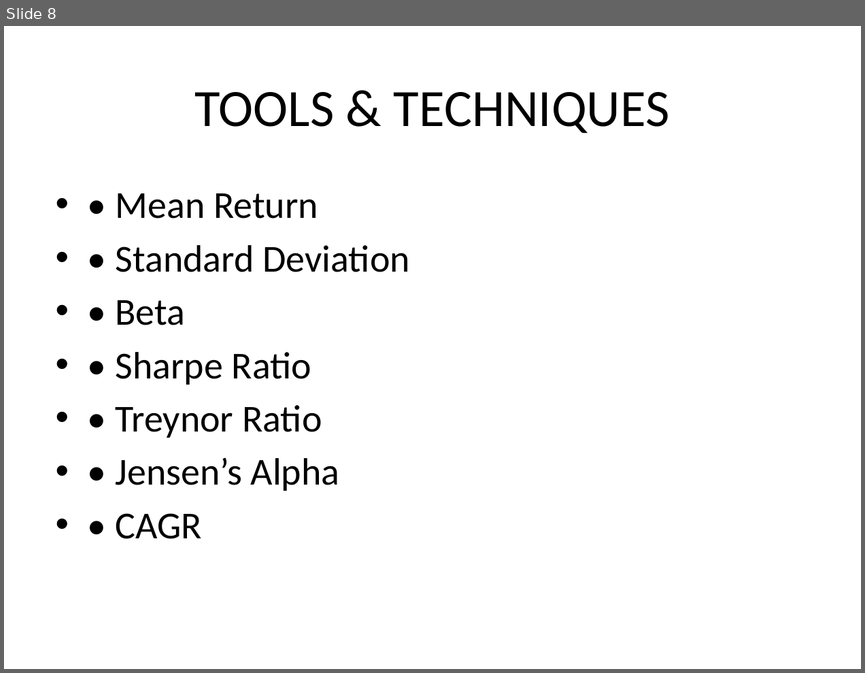
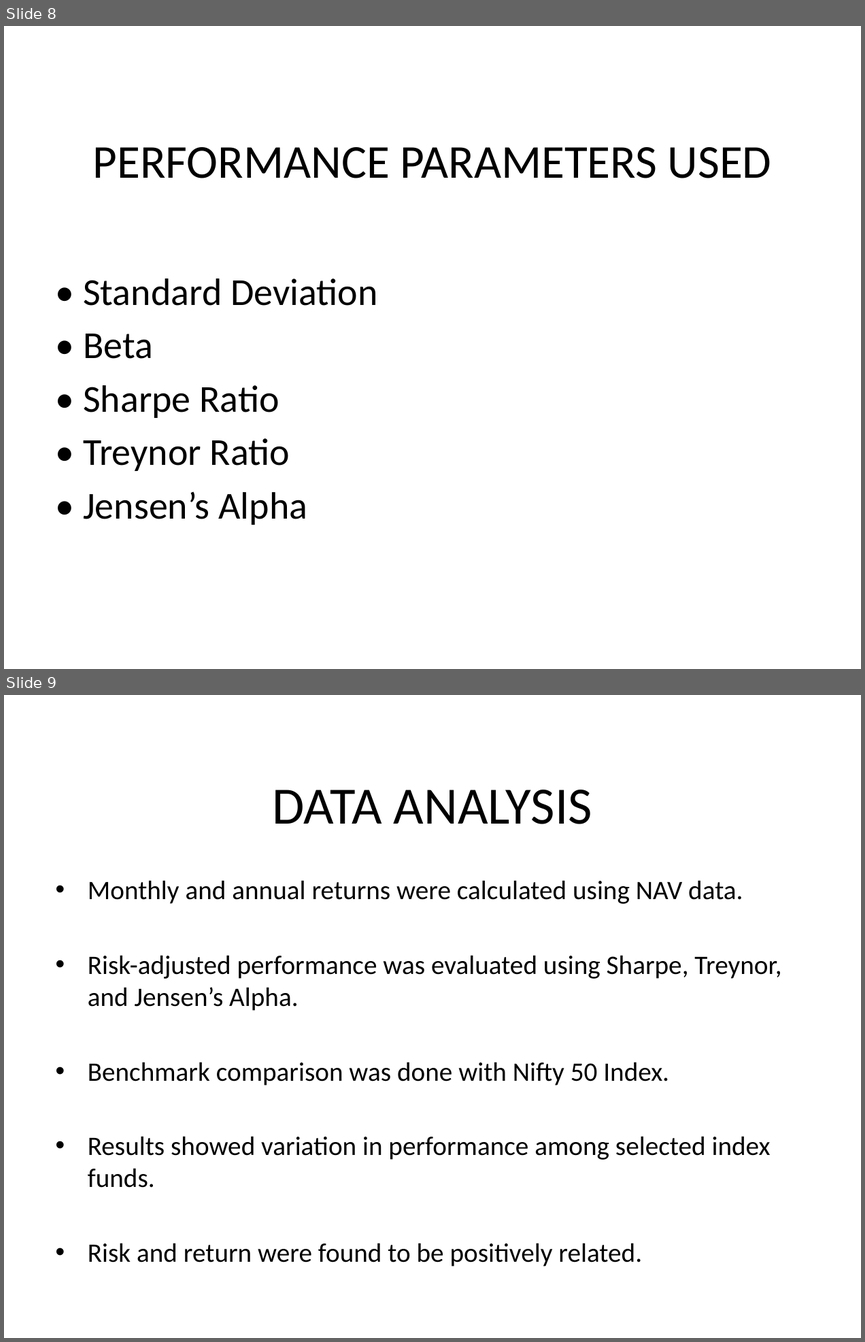
Before and after one commit to MMSHRIKARA/SHRIVATHSA, a slide deck: Viva_Project_Presentation_Shrivathsa.pptx. Shown one above the other, each under a label of ours: slide 8 before the commit, slides 8 and 9 after it. The pictures are 865x673 and 865x1342 pixels, drawn with LibreOffice and Linux fonts; fonts in the diff are those of the drawing. Boxes give left, top, right and bottom in pixels: in the first picture for what was removed or moved away, otherwise in the second. Text is boxed around its words. In the diff, an @@ line names an element or a change of style, - is before the commit and + after.

```diff
--- a/Viva_Project_Presentation_Shrivathsa.pptx
+++ b/Viva_Project_Presentation_Shrivathsa.pptx
@@ slide 9 added at [4,695,861,1338], background #FFFFFF @@
@@ title added at [273,790,592,824], 44 pt, text #000000 @@
+DATA ANALYSIS
@@ text added at [88,880,781,1266], 22.4 pt, text #000000 @@
+• Monthly and annual returns were calculated using NAV data.
+• Risk-adjusted performance was evaluated using Sharpe, Treynor, and Jensen’s Alpha.
+• Benchmark comparison was done with Nifty 50 Index.
+• Results showed variation in performance among selected index funds.
+• Risk and return were found to be positively related.
@@ slide 8 changed as well @@
@@ title at [93,147,772,178]: text changed; size 44 to 39.6 pt @@
-TOOLS & TECHNIQUES
+PERFORMANCE PARAMETERS USED
@@ text at [115,193,318,218]: paragraph removed @@
-• • Mean Return
@@ text "• Standard Deviation": place and size @@
-text "• Standard Deviation" at [115,193,410,539]
+text "• Standard Deviation" at [83,278,378,524]
@@ text "• Standard Deviation" at [83,278,378,524]: bullet • to none @@
@@ text at [115,513,202,539]: paragraph removed @@
-• • CAGR
```
Also in this commit, not shown: 9 other slides changed, 1 other slide added, 1 slide removed.
